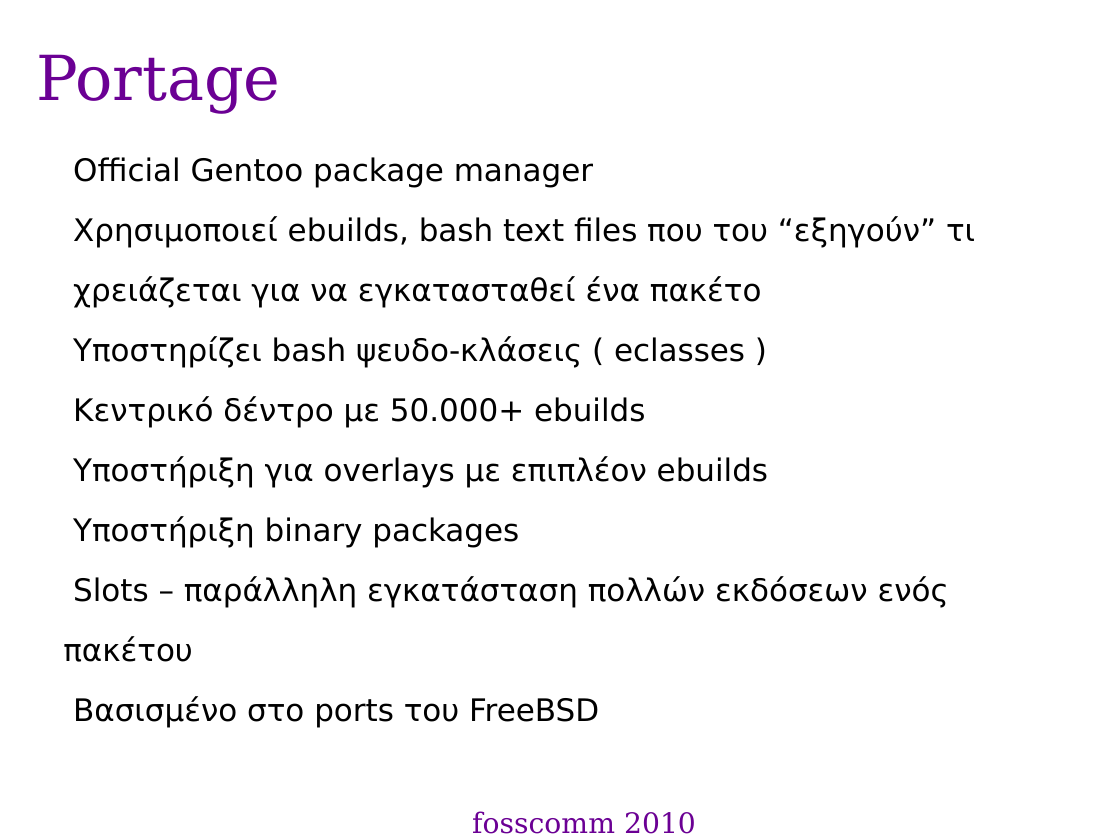
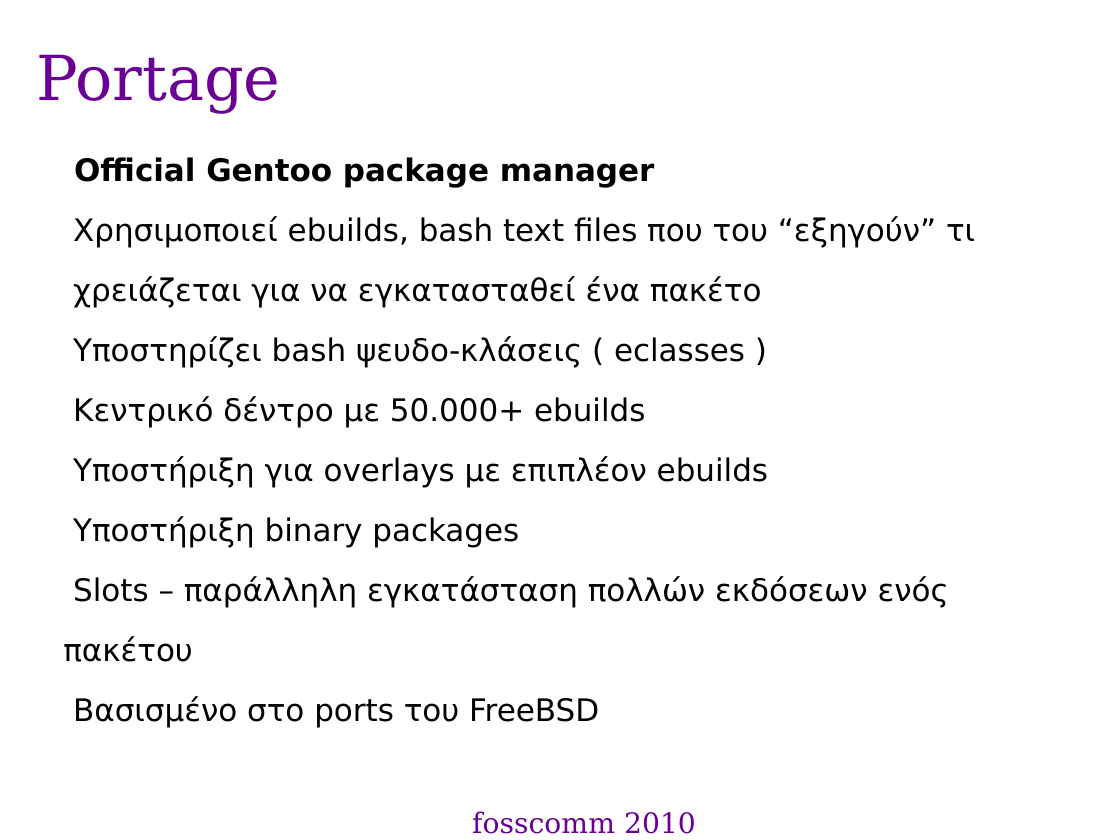
Before and after one commit to gentoo-el/presentations, a slide deck: slide 7 of fosscom-2010_pres.odp. Drawn at 1120x840 pixels with LibreOffice and Linux fonts; fonts in the diff are those of the drawing; background and template pictures are left out. Boxes give left, top, right and bottom in pixels: in the first picture for what was removed or moved away, otherwise in the second. Text is boxed around its words. In the diff, an @@ line names an element or a change of style, - is before the commit and + after.

Commit message:
fosscomm presentation 2010: updated emails
also made some text bold here and there

```diff
--- a/fosscom-2010_pres.odp
+++ b/fosscom-2010_pres.odp
@@ text at (74,157,655,188): bold on in "Official Gentoo package manager" @@
```
Also in this commit, not shown: 3 other slides changed.
